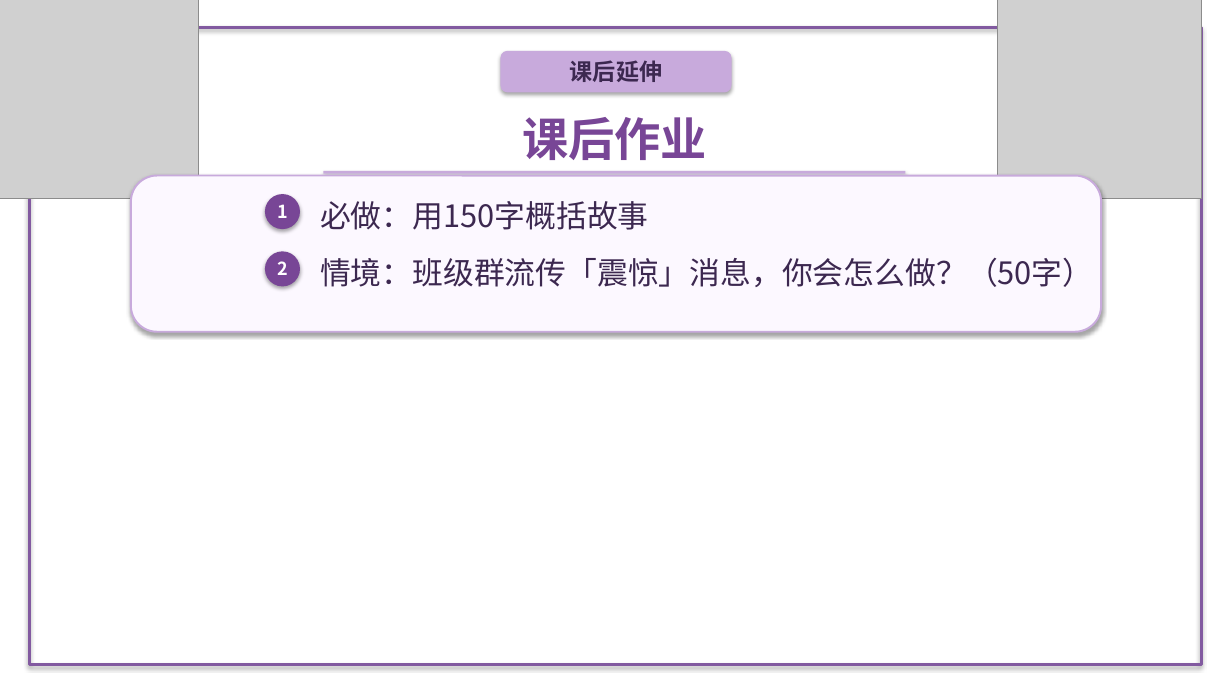
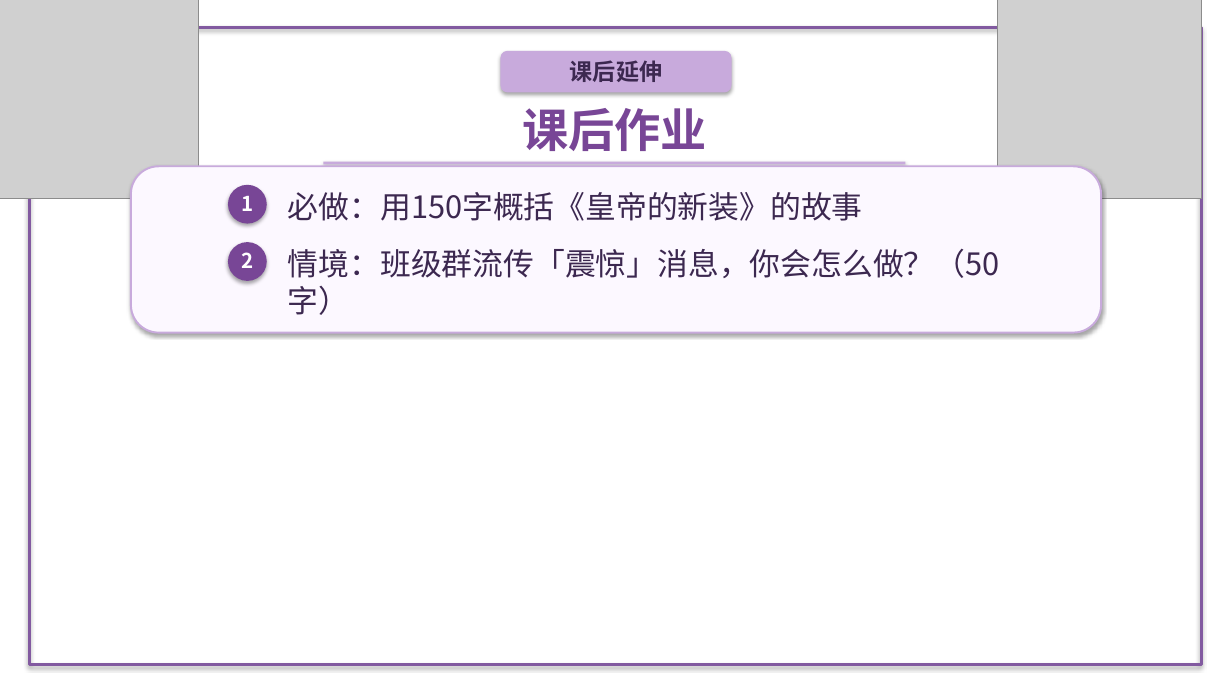
Before and after one commit to decemberlin54-del/declin, a slide deck: slide 9 of unit6-lesson22-emperor.pptx (slide 8 before the commit). Drawn at 1232x693 pixels with LibreOffice and Linux fonts; fonts in the diff are those of the drawing; grey boxes stand for pictures; background and template pictures are left out. Boxes give left, top, right and bottom in pixels: in the first picture for what was removed or moved away, otherwise in the second. Text is boxed around its words. In the diff, an @@ line names an element or a change of style, - is before the commit and + after.

```diff
--- a/unit6-lesson22-emperor.pptx
+++ b/unit6-lesson22-emperor.pptx
@@ text "课后作业": place and size @@
-text "课后作业" at (522, 117, 707, 160)
+text "课后作业" at (522, 108, 707, 151)
@@ rounded rectangle: place and size @@
-rounded rectangle at (131, 176, 1102, 332)
+rounded rectangle at (131, 166, 1102, 333)
@@ rectangle: place and size @@
-rectangle at (323, 171, 906, 174)
+rectangle at (323, 162, 906, 165)
@@ text "1": place and size @@
-text "1" at (277, 204, 288, 218)
+text "1" at (241, 196, 253, 211)
@@ text "1" at (241, 196, 253, 211): size 14 to 16 pt @@
@@ ellipse: place and size @@
-ellipse at (265, 194, 300, 229)
+ellipse at (228, 185, 267, 224)
@@ text at (288, 192, 863, 221): text changed @@
-必做：用150字概括故事
+必做：用150字概括《皇帝的新装》的故事
@@ text "2" at (241, 252, 253, 268): size 14 to 16 pt @@
@@ text "2": place and size @@
-text "2" at (277, 261, 288, 275)
+text "2" at (241, 252, 253, 268)
@@ ellipse: place and size @@
-ellipse at (265, 251, 300, 287)
+ellipse at (228, 242, 267, 281)
@@ text "情境：班级群流传「震惊」消息，你会怎么做？（50字）" rewrapped from (320, 258, 1093, 287) to (288, 249, 1000, 278) @@
```
Also in this commit, not shown: 3 other slides changed, 5 slides added, 4 slides removed, 13 other files.
